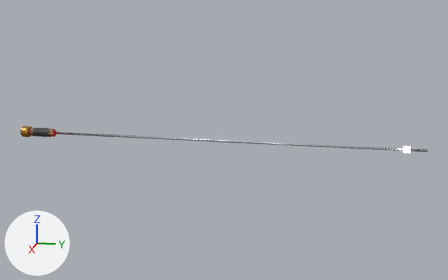
One commit to the glTF model assets/rods/helios_runners/fuzeball_rod_3man.glb: the scene before it, then after it.
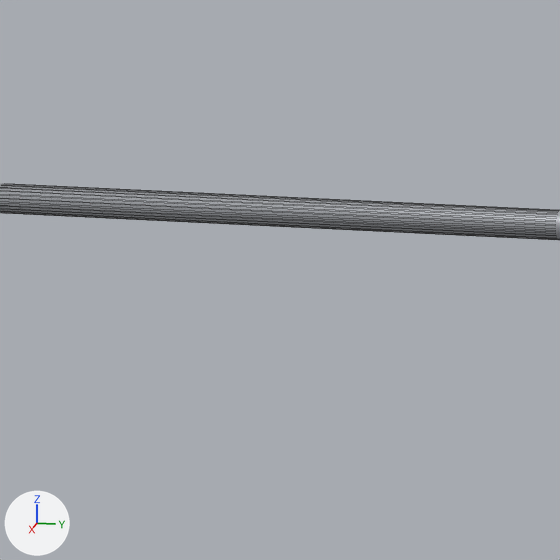
The first picture shows the older version from a 50 mm camera at (174.8, 37.7, 44.0) aimed at (-0.7, 2.6, 0.1). The close-ups show the older and then the newer version on the part from 28% to 39% of the width and 43% to 60% of the height of that picture. Only the edits that show in the close-ups are written down. The lights are fixed; the arrows at lower left show +X, +Y and +Z. The close-ups show mesh edges as thin lines. Where no turn or scale is listed for an object, it has been applied to the vertices.

Before the edit, the objects in view are built like this:
```python
me_rod3_bar_002 = bpy.data.meshes.new('rod3_bar.002')
me_rod3_bar_002.from_pydata(...)  # a 24-sided cylinder along y spanning x -0.4..0.4, y -51.5..60.3, z -0.4..0.4
me_rod3_bar_002.materials.append(mat_rod_metal_002)  # white #e5e8ef
ob_rod3_bar_002 = bpy.data.objects.new('rod3_bar.002', me_rod3_bar_002)
ob_rod3_bar_002.location = (0.0, 0.0, 0.0)
```
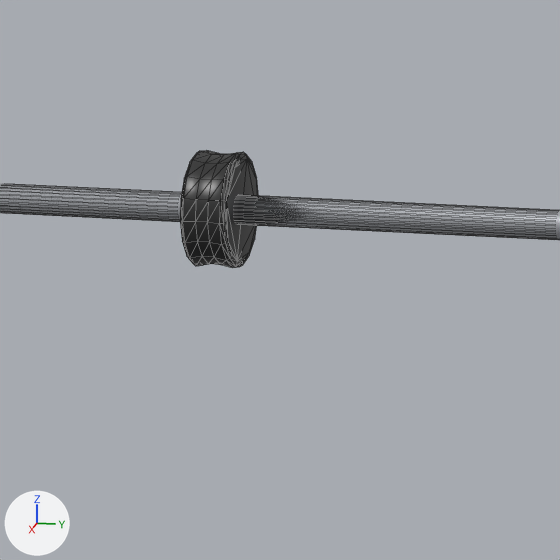
Where the change shows, as pixel boxes (x1, y1, x2, y2) in the close-ups (560 x 560 px):
'CylinderL', added
    after: (180, 150, 259, 268)

Diff of the bpy script that builds the scene:
```diff
--- a/assets/rods/helios_runners/fuzeball_rod_3man.glb.py
+++ b/assets/rods/helios_runners/fuzeball_rod_3man.glb.py
@@ mat_bumper_004 @@
+mat_bumper_004 = principled_material('bumper.004')
+mat_bumper_004.base_color = (0.0215, 0.0215, 0.0215)  # black #282828
+mat_bumper_004.roughness = 0.361
@@ me_cylinder_006_1 @@
+me_cylinder_006_1.from_pydata(...)  # 128 vertices, 252 faces; spans x -1.51..1.51, y -0.61..0.61, z -1.51..1.51
+me_cylinder_006_1.materials.append(mat_bumper_004)  # black #282828
@@ ob_cylinderl @@
+ob_cylinderl = bpy.data.objects.new('CylinderL', me_cylinder_006_1)
+ob_cylinderl.location = (0.0, -21.8, 0.0)
```
